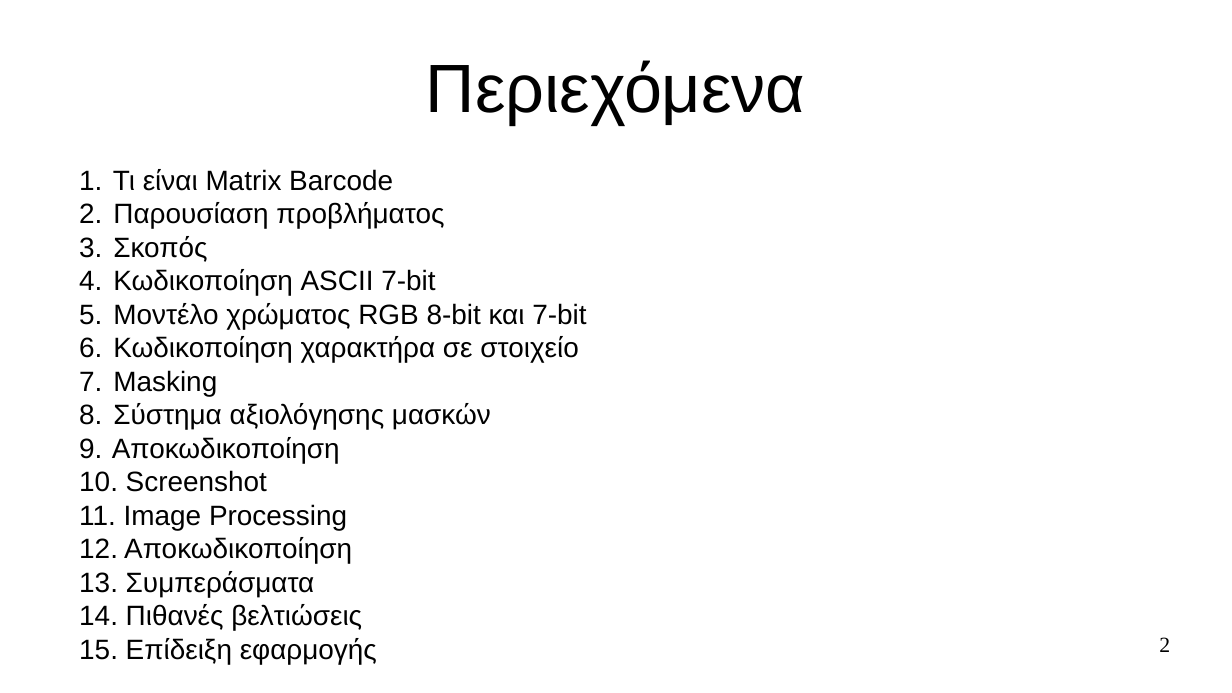
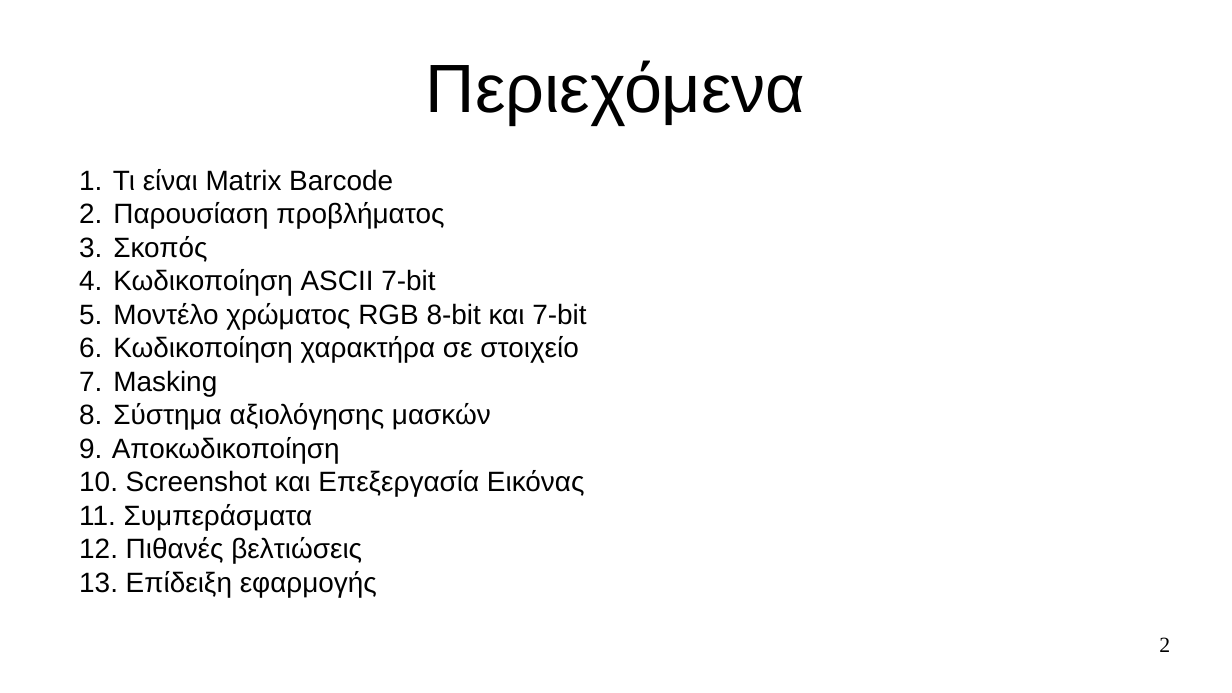
Before and after one commit to pevanget/Trigonix, a slide deck: slide 2 of Trigonix/Documentation/Παρουσίαση.odp. Drawn at 1232x693 pixels with LibreOffice and Linux fonts; fonts in the diff are those of the drawing. Boxes give left, top, right and bottom in pixels: in the first picture for what was removed or moved away, otherwise in the second. Text is boxed around its words. In the diff, an @@ line names an element or a change of style, - is before the commit and + after.

```diff
--- a/Trigonix/Documentation/Παρουσίαση.odp
+++ b/Trigonix/Documentation/Παρουσίαση.odp
@@ subtitle at <box>126,470,585,496</box>: text changed @@
-10. Screenshot
-11. Image Processing
-12. Αποκωδικοποίηση
+10. Screenshot και Επεξεργασία Εικόνας
```
Also in this commit, not shown: 3 other slides changed, 5 slides added, 1 slide removed, 9 other files.
